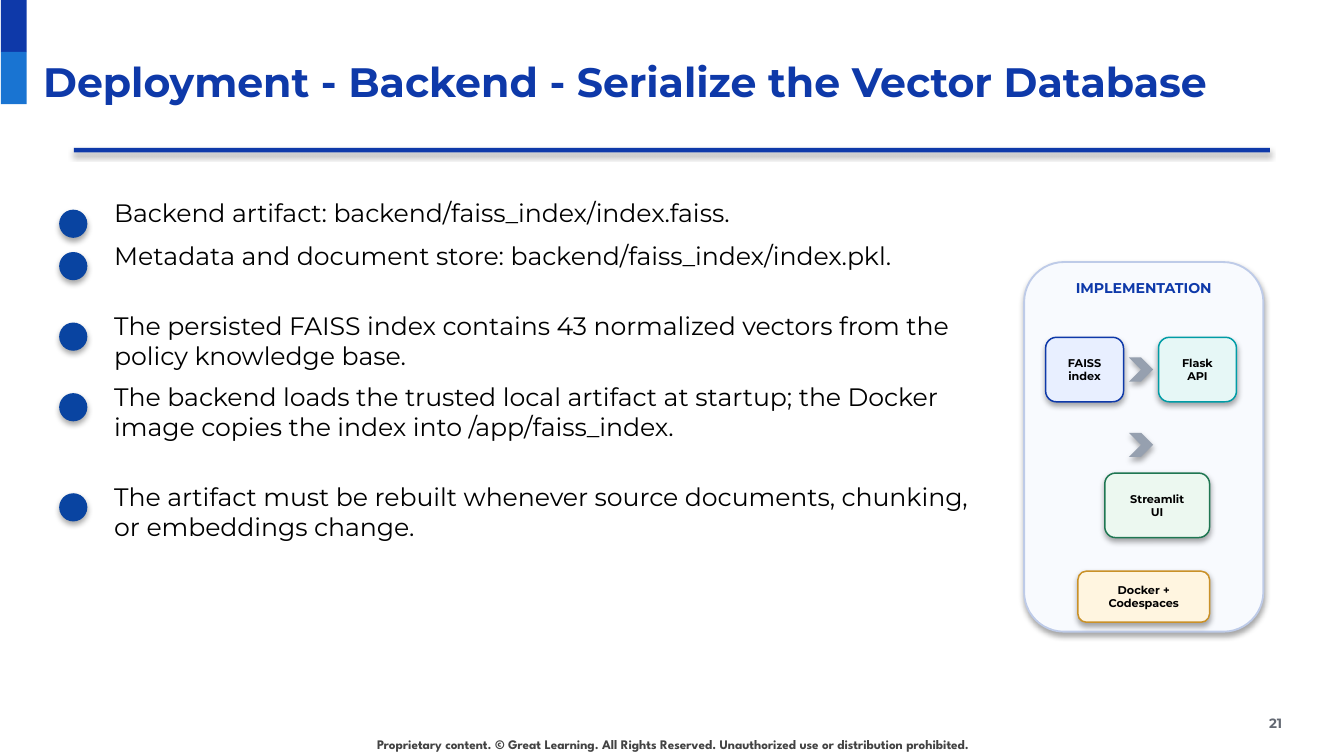
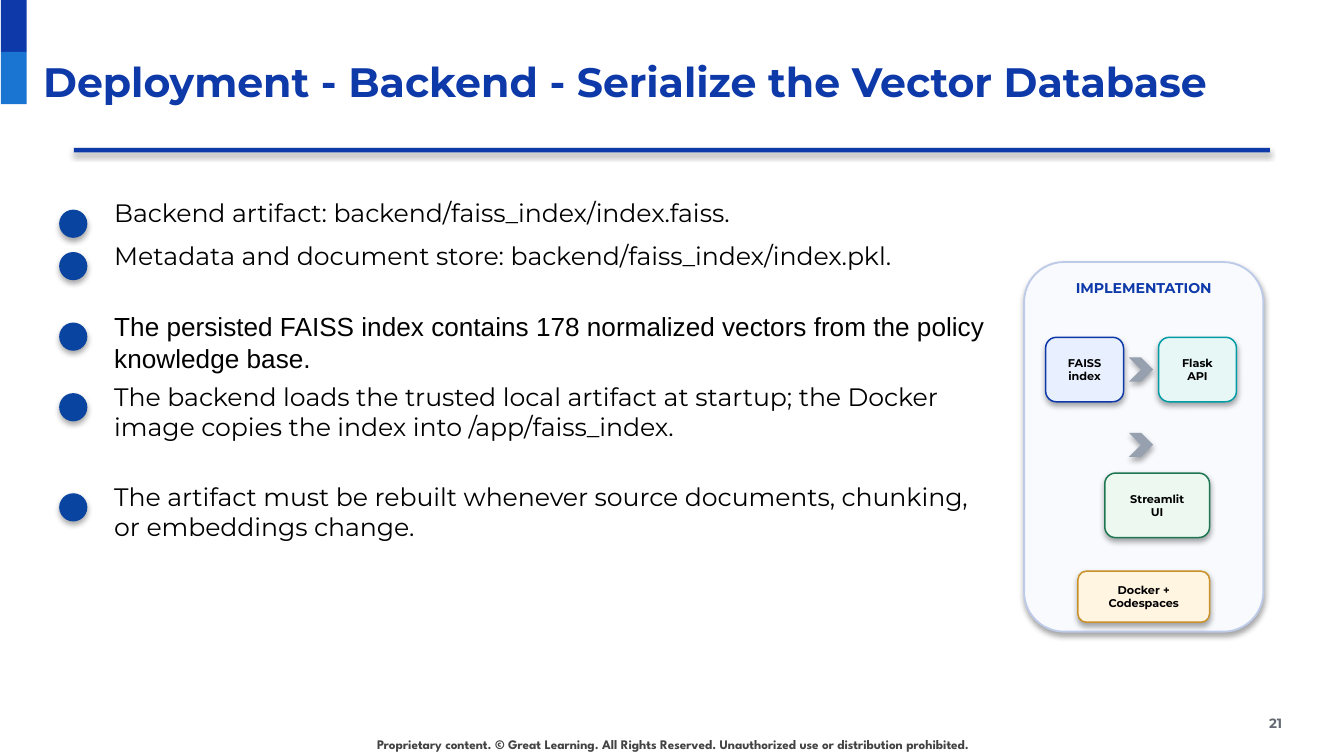
Before and after one commit to raovutukoor1/aurora-stay-qna-120-token-option, a slide deck: slide 21 of presentations/Aurora_Stays_RAG_120_Token_Option.pptx. Drawn at 1344x756 pixels with LibreOffice and Linux fonts; fonts in the diff are those of the drawing; background and template pictures are left out. Boxes give left, top, right and bottom in pixels: in the first picture for what was removed or moved away, otherwise in the second. Text is boxed around its words. In the diff, an @@ line names an element or a change of style, - is before the commit and + after.

Commit message:
Update 120-token deployment slides with Codespaces validation

```diff
--- a/presentations/Aurora_Stays_RAG_120_Token_Option.pptx
+++ b/presentations/Aurora_Stays_RAG_120_Token_Option.pptx
@@ text at (114, 317, 984, 373): text changed; size 13.5 to 14 pt; font Montserrat to Arial @@
-The persisted FAISS index contains 43 normalized vectors from the policy knowledge base.
+The persisted FAISS index contains 178 normalized vectors from the policy knowledge base.
```
Also in this commit, not shown: 21 other slides changed, 1 other file.
